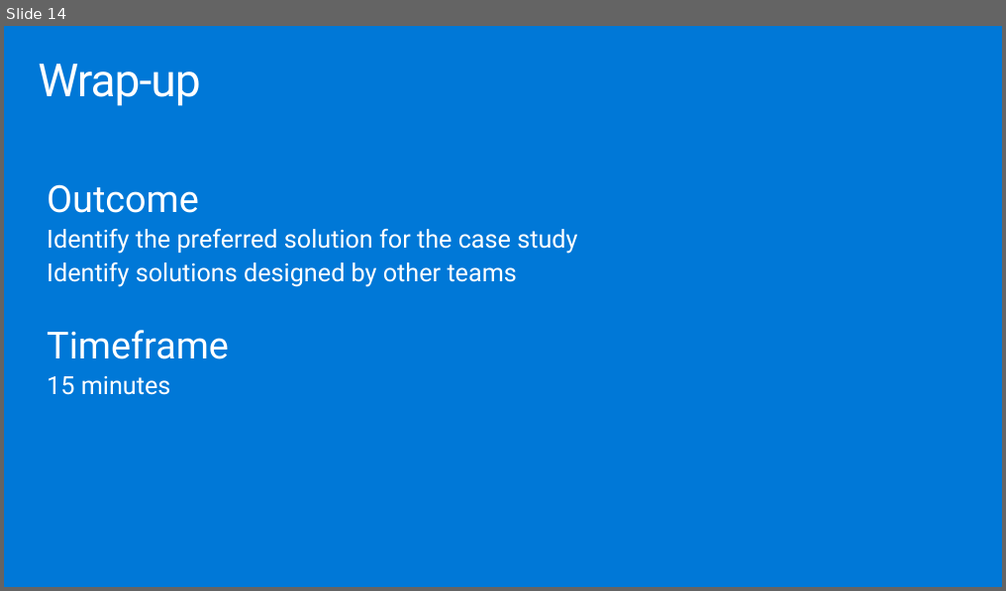
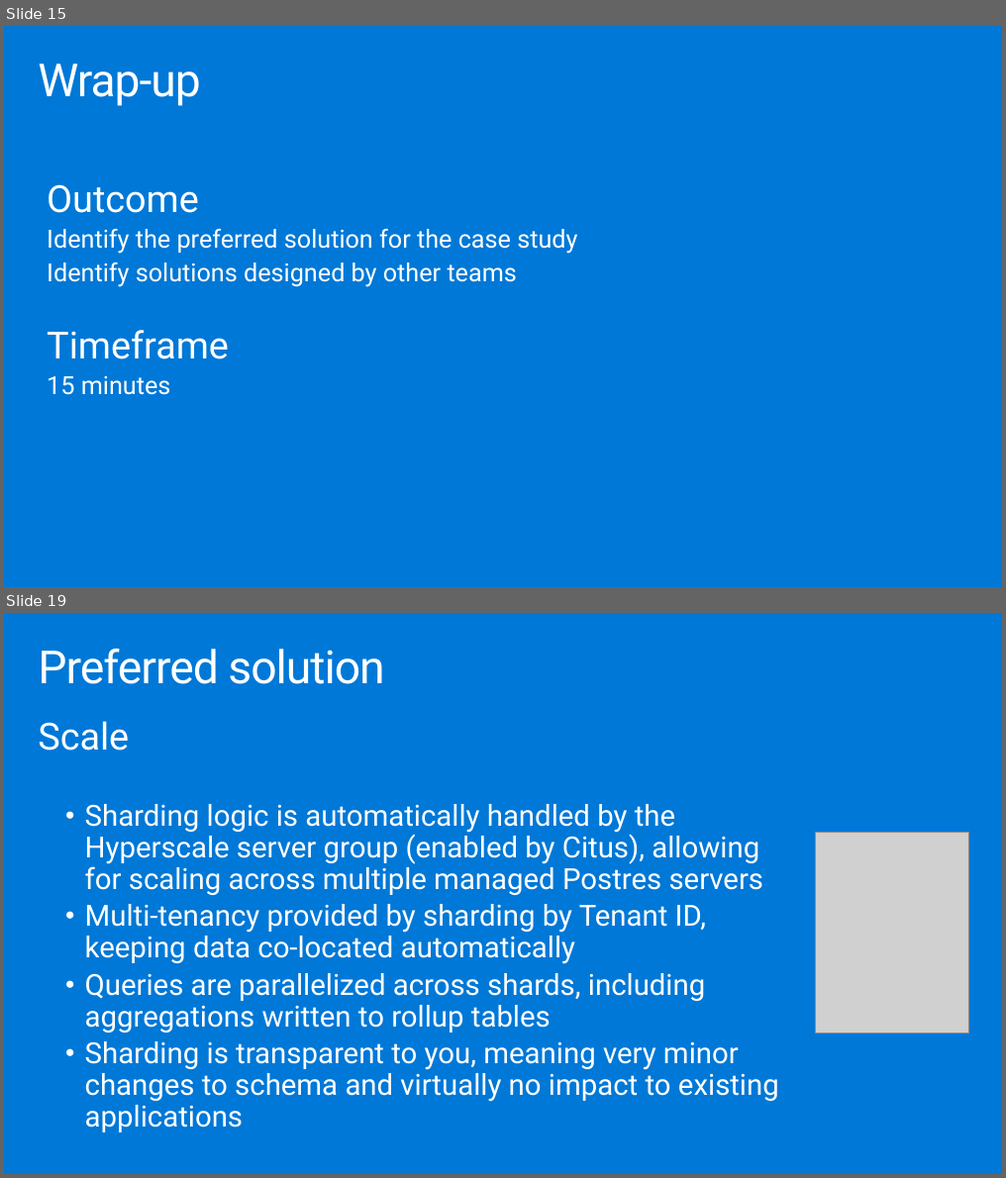
Before and after one commit to solliancenet/MCW-Managed-open-source-databases-on-Azure, a slide deck: Whiteboard design session/WDS trainer presentation - Managed open source databases on Azure.pptx. Shown one above the other, each under a label of ours: slide 14 before the commit, slides 15 and 19 after it; the slides between them are not shown. The pictures are 1006x591 and 1006x1178 pixels, drawn with LibreOffice and Linux fonts; fonts in the diff are those of the drawing; grey boxes stand for pictures. Boxes give left, top, right and bottom in pixels: in the first picture for what was removed or moved away, otherwise in the second. Text is boxed around its words. In the diff, an @@ line names an element or a change of style, - is before the commit and + after.

```diff
--- a/Whiteboard design session/WDS trainer presentation - Managed open source databases on Azure.pptx
+++ b/Whiteboard design session/WDS trainer presentation - Managed open source databases on Azure.pptx
@@ slide 19 added at (4,613,1002,1174), background #0078D7 @@
@@ title added at (38,648,384,684), 44.1 pt, text #FFFFFF @@
+Preferred solution
@@ text added at (38,721,779,1133), 28 pt, text #FFFFFF @@
+Scale
+  • Sharding logic is automatically handled by the Hyperscale server group (enabled by Citus), allowing for scaling across multiple managed Postres servers
+  • Multi-tenancy provided by sharding by Tenant ID, keeping data co-located automatically
+  • Queries are parallelized across shards, including aggregations written to rollup tables
+  • Sharding is transparent to you, meaning very minor changes to schema and virtually no impact to existing applications
@@ picture added at (816,832,969,1033) @@
@@ what was slide 14 is now slide 15 @@
```
Also in this commit, not shown: 23 other slides added, 16 slides removed, 1 other file.
